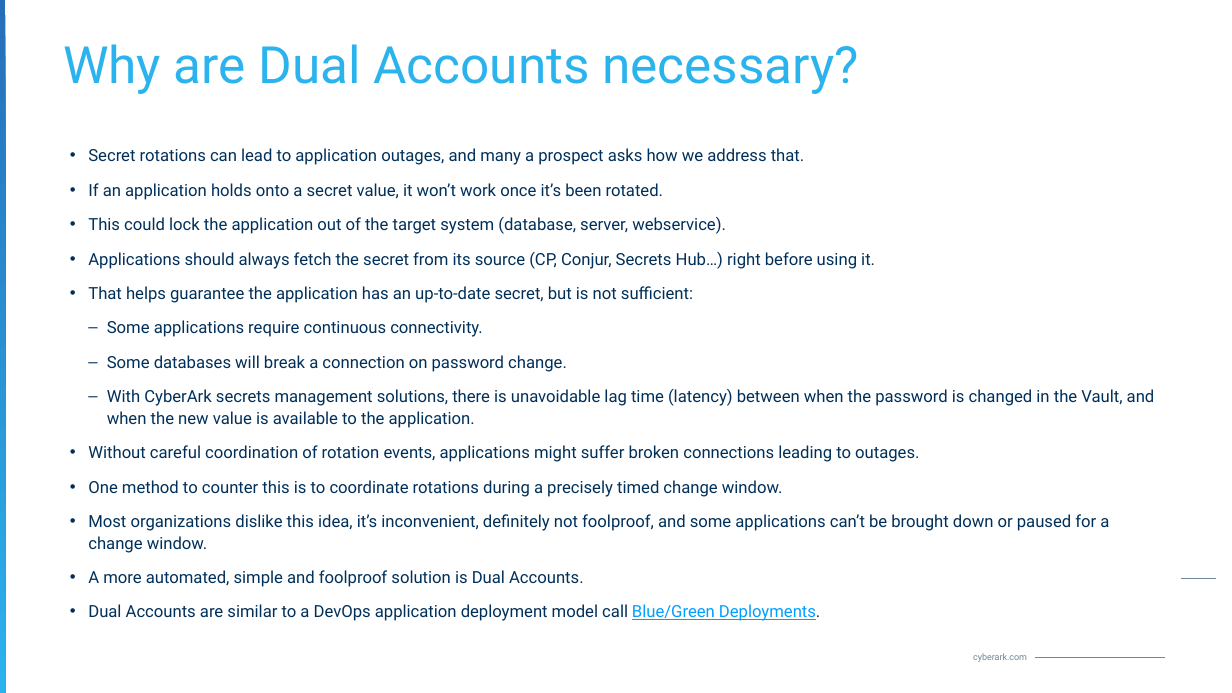
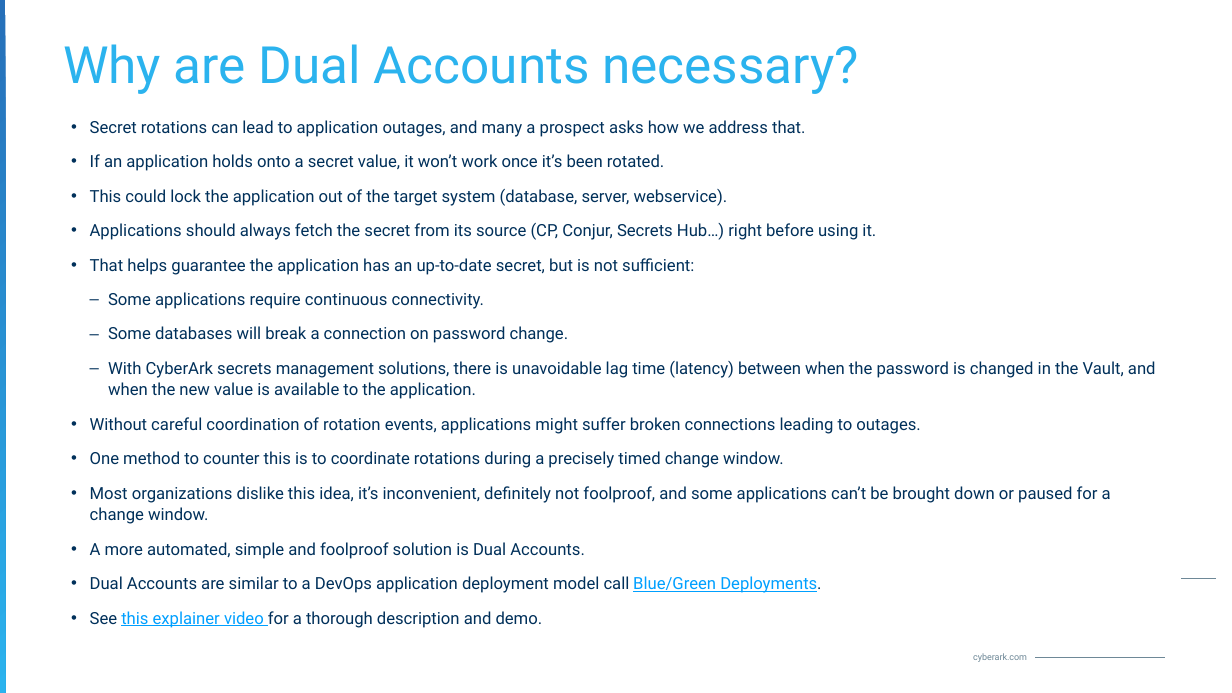
Before and after one commit to jodyhuntatx/cybrsm-demos, a slide deck: slide 2 of DUAL_ACCOUNTS_demo/DualAccounts-Explained-230814JH.pptx. Drawn at 1232x693 pixels with LibreOffice and Linux fonts; fonts in the diff are those of the drawing; background and template pictures are left out. Boxes give left, top, right and bottom in pixels: in the first picture for what was removed or moved away, otherwise in the second. Text is boxed around its words. In the diff, an @@ line names an element or a change of style, - is before the commit and + after.

```diff
--- a/DUAL_ACCOUNTS_demo/DualAccounts-Explained-230814JH.pptx
+++ b/DUAL_ACCOUNTS_demo/DualAccounts-Explained-230814JH.pptx
@@ text "Secret rotations can lead to ...": place and size @@
-text "Secret rotations can lead to ..." at [88, 148, 1155, 621]
+text "Secret rotations can lead to ..." at [90, 120, 1156, 628]
@@ text at [90, 611, 543, 628]: paragraph added @@
+• See this explainer video for a thorough description and demo.
```
Also in this commit, not shown: 3 other slides changed, 25 other files.
